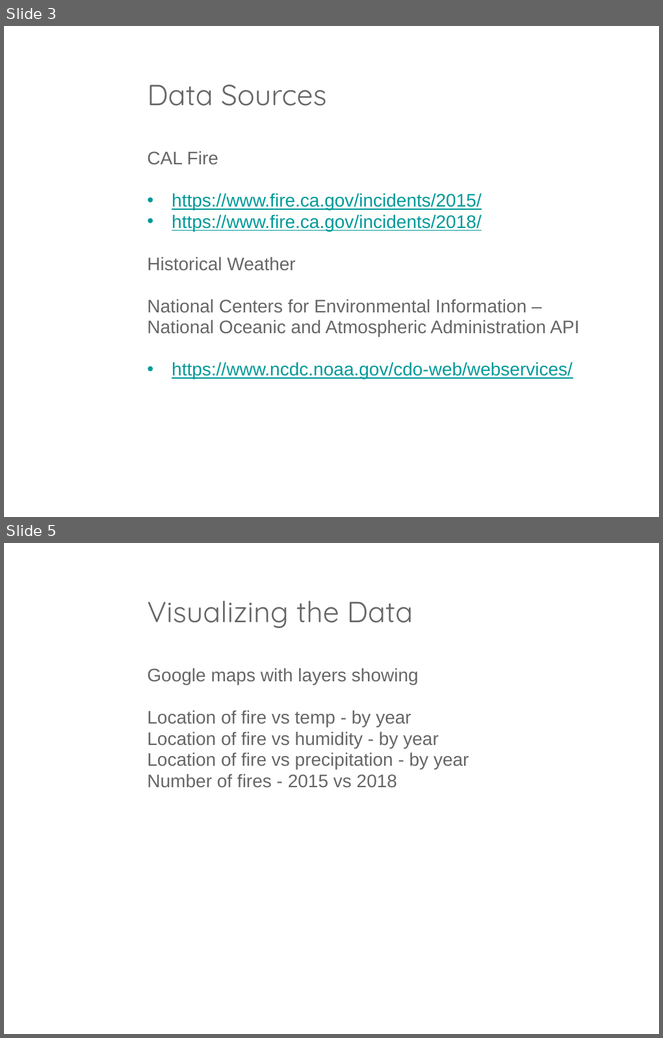
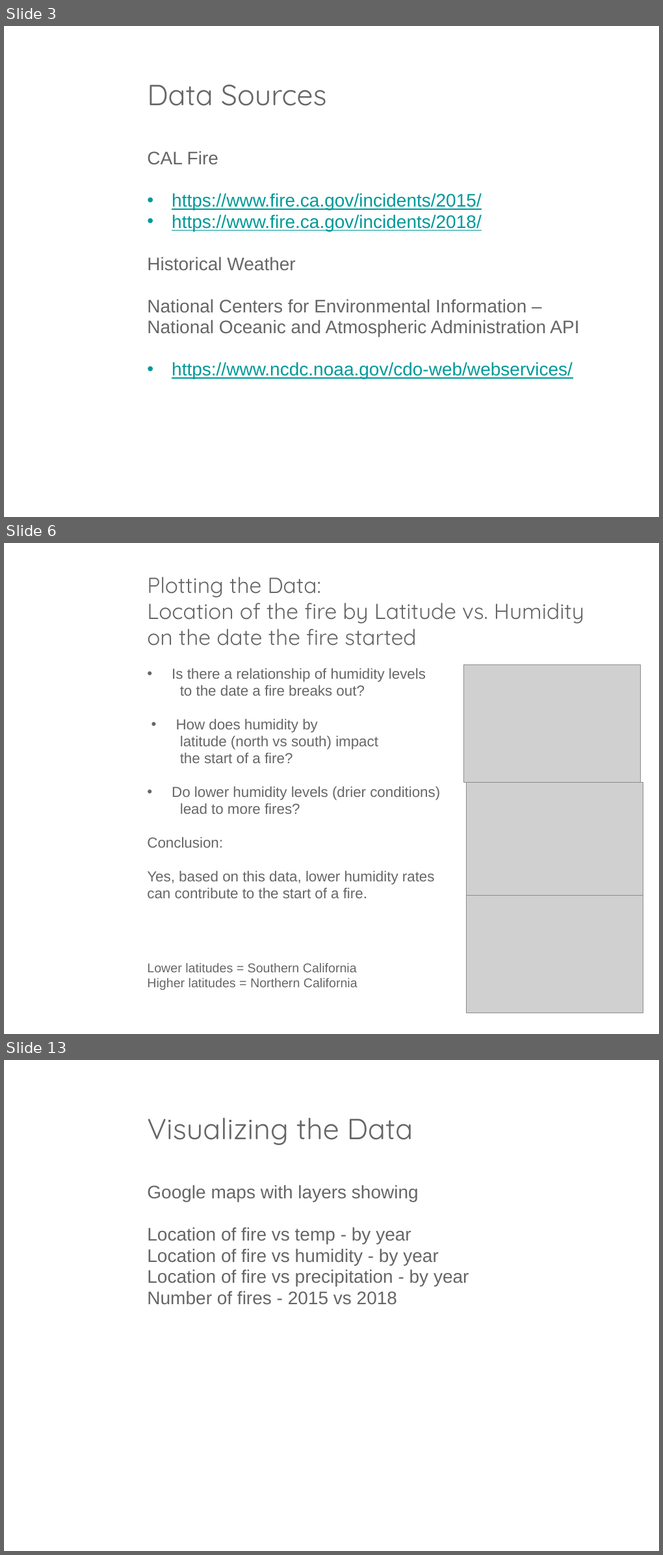
Before and after one commit to BenFarniok/project-1, a slide deck: Team7Project.pptx. Shown one above the other, each under a label of ours: slides 3 and 5 before the commit, slides 3, 6 and 13 after it; the slides between them are not shown. The pictures are 663x1038 and 663x1555 pixels, drawn with LibreOffice and Linux fonts; fonts in the diff are those of the drawing; grey boxes stand for pictures; background and template pictures are left out. Boxes give left, top, right and bottom in pixels: in the first picture for what was removed or moved away, otherwise in the second. Text is boxed around its words. In the diff, an @@ line names an element or a change of style, - is before the commit and + after.

```diff
--- a/Team7Project.pptx
+++ b/Team7Project.pptx
@@ slide 6 added at bbox=[4, 543, 659, 1034], background picture (left out) @@
@@ title added at bbox=[147, 577, 584, 646], 24 pt, text #666666 @@
+Plotting the Data:
+Location of the fire by Latitude vs. Humidity
+on the date the fire started
@@ text added at bbox=[147, 668, 440, 990], 16 pt, text #666666 @@
+• Is there a relationship of humidity levels
+  to the date a fire breaks out?
+• How does humidity by
+  latitude (north vs south) impact
+  the start of a fire?
+• Do lower humidity levels (drier conditions)
+  lead to more fires?
+Conclusion:
+Yes, based on this data, lower humidity rates
+can contribute to the start of a fire.
+Lower latitudes = Southern California
+Higher latitudes = Northern California
@@ picture added at bbox=[464, 665, 641, 783] @@
@@ picture added at bbox=[467, 783, 644, 901] @@
@@ picture added at bbox=[467, 895, 644, 1014] @@
@@ what was slide 5 is now slide 13 @@
```
Also in this commit, not shown: 1 slide changed, 7 other slides added, 33 other files.
